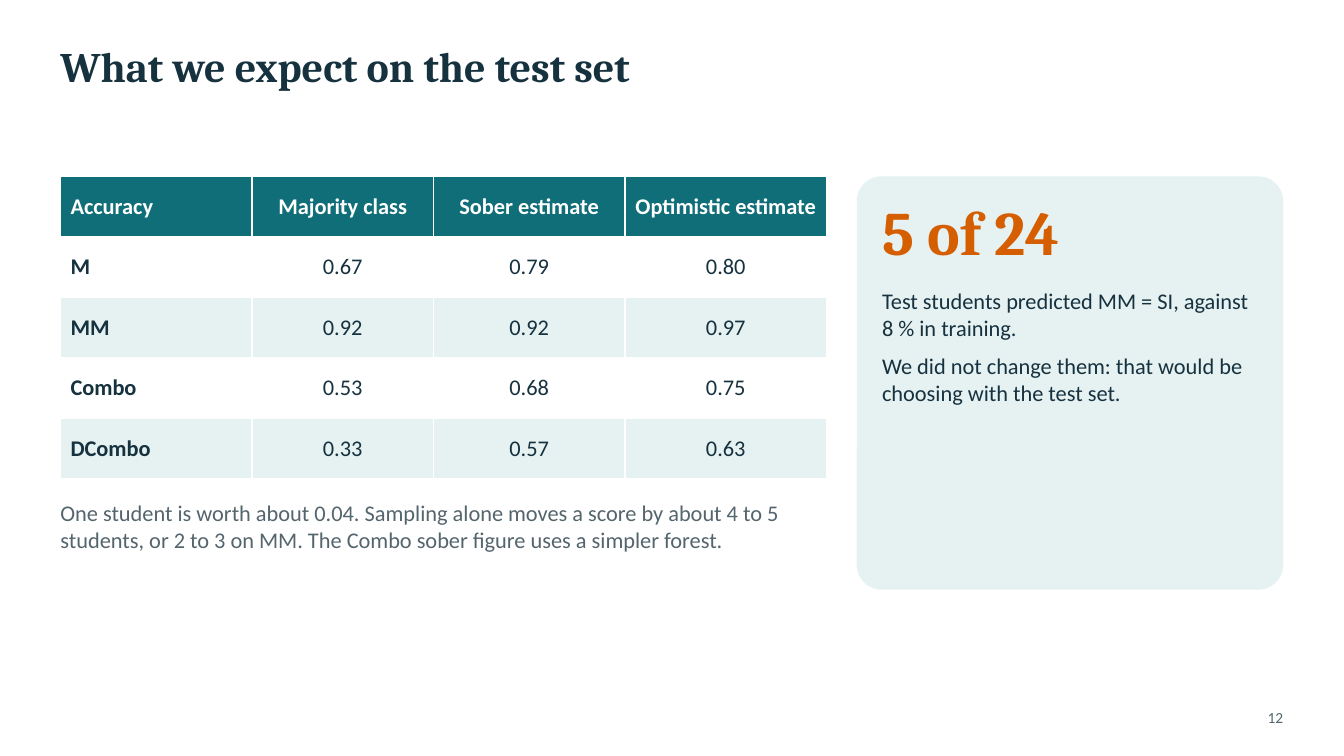
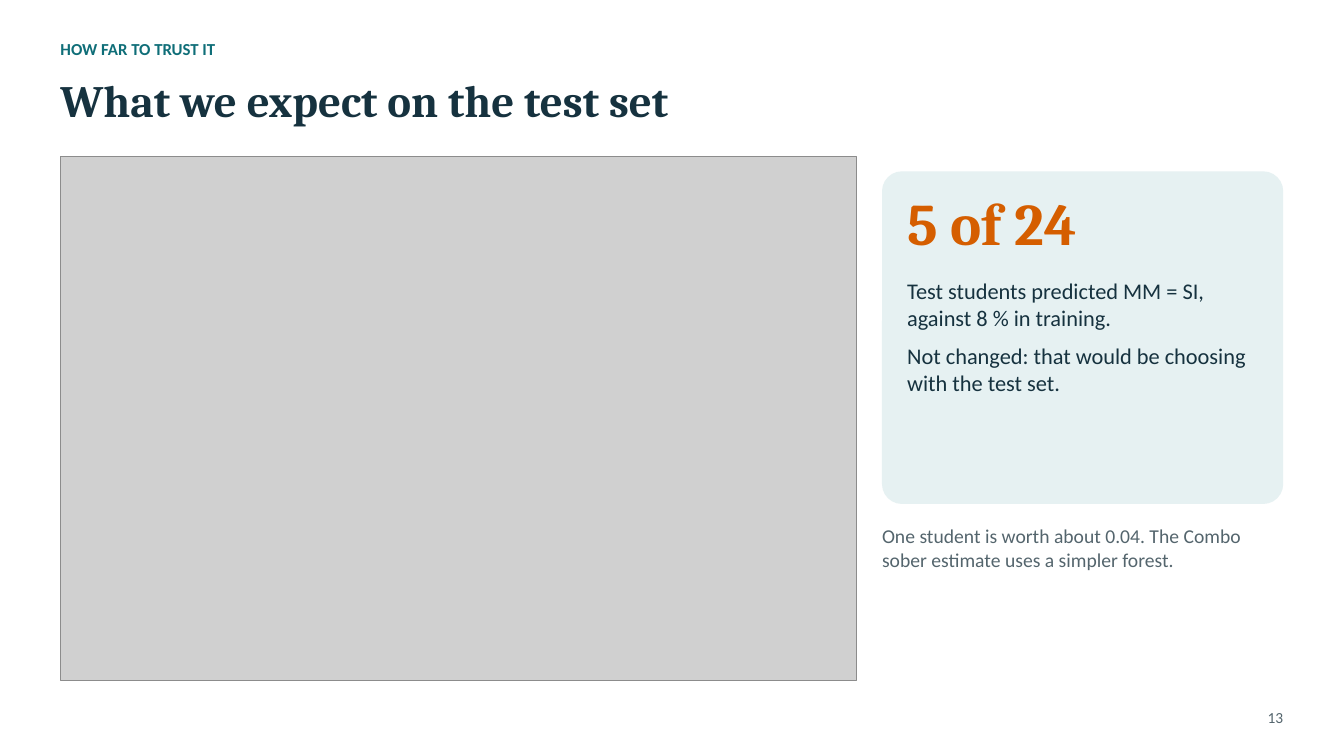
Before and after one commit to tomas20oriol-jpg/miopia-ml-project, a slide deck: slide 13 of slides/myopia_presentation.pptx (slide 12 before the commit). Drawn at 1344x756 pixels with LibreOffice and Linux fonts; fonts in the diff are those of the drawing; grey boxes stand for pictures. Boxes give left, top, right and bottom in pixels: in the first picture for what was removed or moved away, otherwise in the second. Text is boxed around its words. In the diff, an @@ line names an element or a change of style, - is before the commit and + after.

```diff
--- a/slides/myopia_presentation.pptx
+++ b/slides/myopia_presentation.pptx
@@ text added at (x1=60, y1=44, x2=215, y2=55), 12 pt, text #0F6E78, bold @@
+HOW FAR TO TRUST IT
@@ title "What we expect on the ..." moved from (x1=60, y1=52, x2=629, y2=91) to (x1=60, y1=85, x2=668, y2=127) @@
@@ title "What we expect on the ..." at (x1=60, y1=85, x2=668, y2=127): size 30 to 32 pt @@
@@ table removed at (x1=60, y1=176, x2=827, y2=479), 5 rows, 4 columns @@
-Accuracy | Majority class | Sober estimate | Optimistic estimate
-M | 0.67 | 0.79 | 0.80
-MM | 0.92 | 0.92 | 0.97
-Combo | 0.53 | 0.68 | 0.75
-DCombo | 0.33 | 0.57 | 0.63
@@ picture added at (x1=60, y1=156, x2=857, y2=681) @@
@@ rounded rectangle resized from (x1=857, y1=176, x2=1284, y2=590) to (x1=882, y1=171, x2=1284, y2=504) @@
@@ text "5 of 24" moved from (x1=882, y1=211, x2=1059, y2=256) to (x1=907, y1=203, x2=1077, y2=246) @@
@@ text "5 of 24" at (x1=907, y1=203, x2=1077, y2=246): size 44 to 42 pt @@
@@ text "Test students predicted MM = ..." moved from (x1=882, y1=293, x2=1248, y2=405) to (x1=907, y1=283, x2=1246, y2=391) @@
@@ text at (x1=907, y1=348, x2=1246, y2=391): text changed @@
-We did not change them: that would be choosing with the test set.
+Not changed: that would be choosing with the test set.
@@ text at (x1=882, y1=529, x2=1241, y2=570): text changed; size 16 to 14 pt @@
-One student is worth about 0.04. Sampling alone moves a score by about 4 to 5 students, or 2 to 3 on MM. The Combo sober figure uses a simpler forest.
+One student is worth about 0.04. The Combo sober estimate uses a simpler forest.
@@ text at (x1=1268, y1=713, x2=1284, y2=723): text changed @@
-12
+13
```
Also in this commit, not shown: 13 other slides changed, 2 slides added, 1 slide removed, 14 other files.
